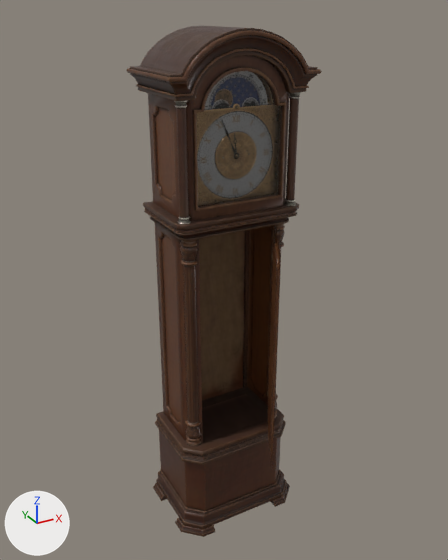
An edit to the FBX model Assets/Models/Clock.fbx, drawn before and after from the same camera.
Both versions are drawn from a 50 mm lens placed at (-1.191, -2.186, 2.256), pointed at (-0.026, -0.067, 1.196). The axes (+X, +Y, +Z) are drawn at lower left. The lights are the same throughout. Where no turn or scale is listed for an object, it has been applied to the vertices. Vertices at the same position are counted once.

The first picture shows 'vintage_grandfather_clock_01_Body', 'vintage_grandfather_clock_01_Body.001'.
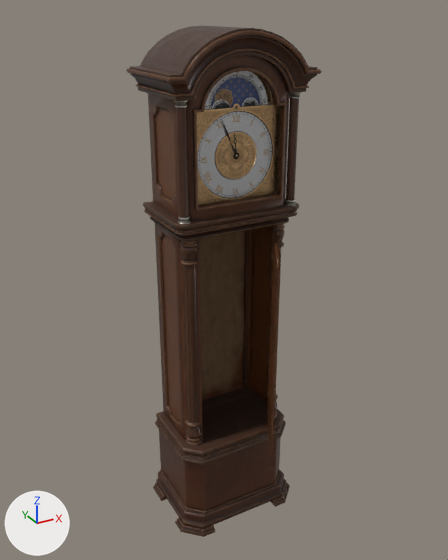
Edits to the bpy script that builds the scene:
```text
Change me_cylinder_004:
    used by ob_vintage_grandfather_clock_01_body; location = (0.0, 0.0, 0.0)
    remove me_cylinder_004.from_pydata(...)  # 4524 vertices, 4257 faces; spans x -0.31..0.31, y -0.24..0.19, z 0.0..2.19
    add me_cylinder_004.from_pydata(...)  # 4523 vertices, 4238 faces; spans x -0.31..0.31, y -0.24..0.19, z 0.0..2.19
    me_cylinder_004 part 1
    1 vertex is removed from x 0.0, y -0.14, z 1.91
    19 faces are deleted
    remove me_cylinder_004.materials.append(mat_vintage_grandfather_clock_01_glass)
```

Where the change shows, as pixel boxes [x1, y1, x2, y2] in the pictures (448 x 560 px):
part 1 of me_cylinder_004, deleted: before [197, 71, 283, 207]
